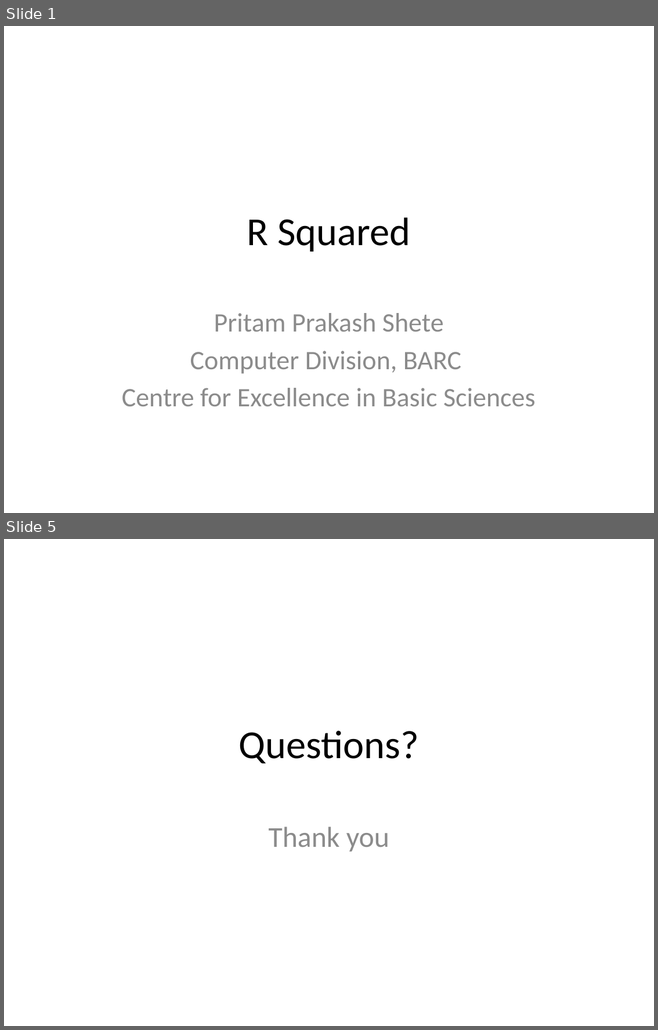
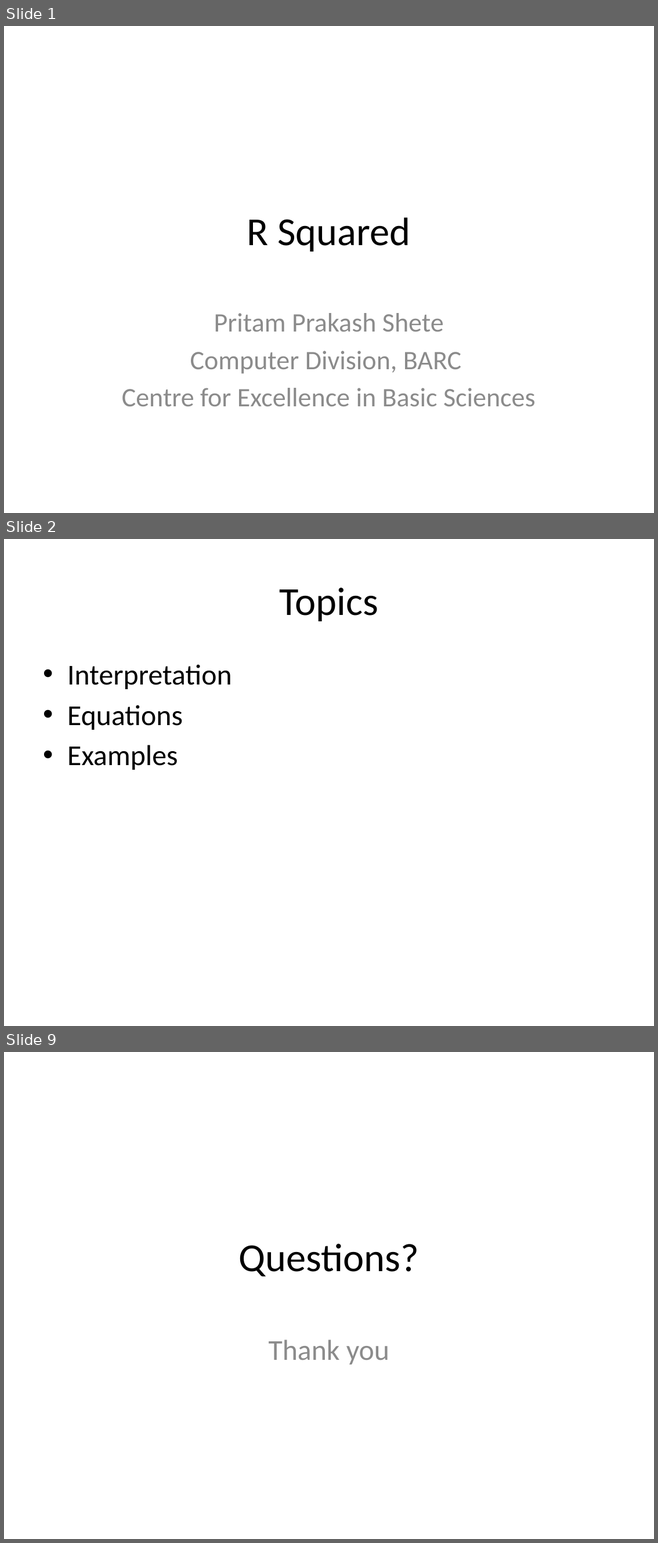
Before and after one commit to look4pritam/ArtificialIntelligence, a slide deck: Mathematics/R-Squared.pptx. Shown one above the other, each under a label of ours: slides 1 and 5 before the commit, slides 1, 2 and 9 after it; the slides between them are not shown. The pictures are 658x1030 and 658x1543 pixels, drawn with LibreOffice and Linux fonts; fonts in the diff are those of the drawing. Boxes give left, top, right and bottom in pixels: in the first picture for what was removed or moved away, otherwise in the second. Text is boxed around its words. In the diff, an @@ line names an element or a change of style, - is before the commit and + after.

```diff
--- a/Mathematics/R-Squared.pptx
+++ b/Mathematics/R-Squared.pptx
@@ slide 2 added at (4, 539, 654, 1026), background #FFFFFF @@
@@ title added at (280, 588, 379, 621), 44 pt, text #000000 @@
+Topics
@@ text added at (67, 664, 232, 770), 32 pt, text #000000 @@
+• Interpretation
+• Equations
+• Examples
@@ what was slide 5 is now slide 9 @@
```
Also in this commit, not shown: 3 slides changed, 3 other slides added.
